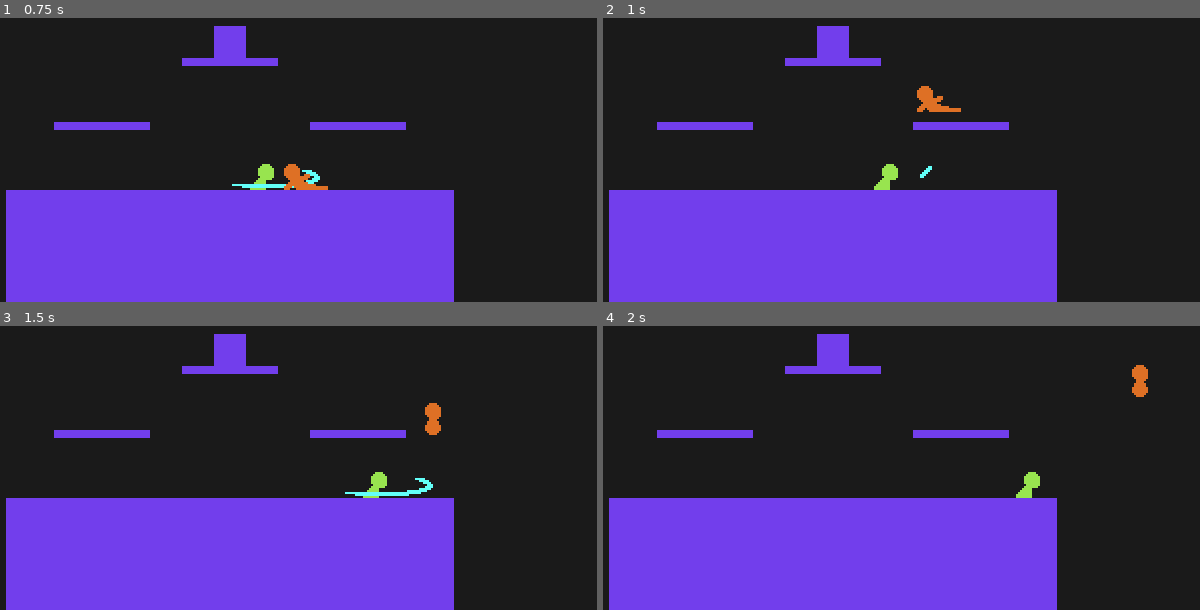
Above: before the commit, frames 1-4 (two rows, left to right).
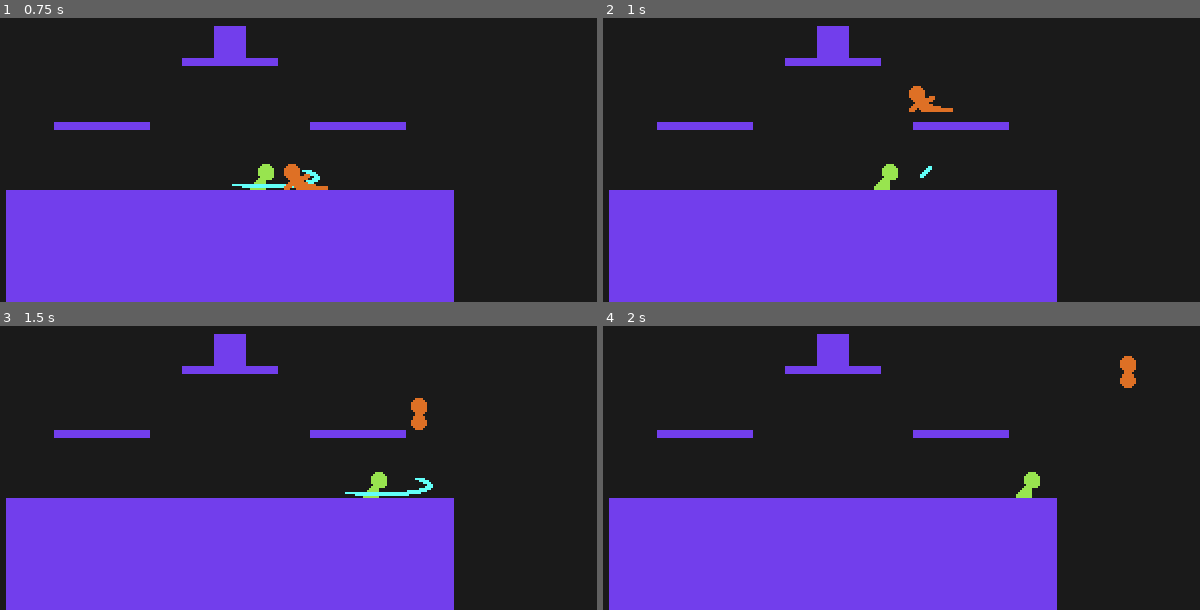
Above: after the commit, the same moments.

Repository: youssefevan/platform-fighter
Game: Godot game, scene res://World.tscn
Same seed, same stepped clock (60 frames per second), same inputs: the game is played once before the commit and once after it.
Inputs:
- Up to frame 1 (0.75 s): tap Enter at 0.5 s; hold Right (right) from 0.53 s (still down); tap X (attack) at 0.6 s
- Up to frame 2 (1 s): keep holding Right (right); tap Z (jump) at 0.77 s
- Up to frame 3 (1.5 s): keep holding Right (right); tap X (attack) at 1.35 s
- Up to frame 4 (2 s): keep holding Right (right); tap Z (jump) at 1.52 s

Frame 1 is identical in both runs. In frame 2, 0.3% of the frame differs, in the area x 51-60%, y 23-34%; in frame 3, 0.5%, in the area x 68-74%, y 25-39%; in frame 4, 0.5%.

Commit message:
Fixed weird physics in relation to hitstun
Exiting hitstun in the air leads to the fall state. This caused weird gravity changes due to the arc of character movement. To fix this, I allowed the character to continue moving up in the fall state and only switched back to fall_speed if the character moves downward.

- Also changed velocity to char_base.velocity in hitstun

Diff:
--- a/PlatformFighter/Scripts/CharacterBase/States/fall.gd
+++ b/PlatformFighter/Scripts/CharacterBase/States/fall.gd
@@ -23,16 +23,20 @@
 	if enter_attack == true:
 		return char_base.get_attack()
 
-	if char_base.fastfalling == true:
-		char_base.velocity.y += char_base.gravity * char_base.fastfall_gravity * delta
-
-		if char_base.velocity.y > char_base.fastfall_speed:
-			char_base.velocity.y = char_base.fastfall_speed
-	else:
+	if char_base.velocity.y > 0:
 		char_base.velocity.y += char_base.gravity * delta
 
-		if char_base.velocity.y > char_base.fall_speed:
-			char_base.velocity.y = char_base.fall_speed
+	else:
+		if char_base.fastfalling == true:
+			char_base.velocity.y += char_base.gravity * char_base.fastfall_gravity * delta
+
+			if char_base.velocity.y > char_base.fastfall_speed:
+				char_base.velocity.y = char_base.fastfall_speed
+		else:
+			char_base.velocity.y += char_base.gravity * delta
+
+			if char_base.velocity.y > char_base.fall_speed:
+				char_base.velocity.y = char_base.fall_speed
 
 	char_base.velocity = char_base.move_and_slide(char_base.velocity, Vector2.UP)
 
--- a/PlatformFighter/Scripts/CharacterBase/States/hitstun.gd
+++ b/PlatformFighter/Scripts/CharacterBase/States/hitstun.gd
@@ -7,7 +7,6 @@
 
 var grav = 600
 
-var velocity = Vector2.ZERO
 var frame = 0
 
 var hitstun_length
@@ -20,7 +19,7 @@
 		(char_base.percentage/10 + (char_base.percentage * damage_percent)/20)
 		* 200/(char_base.knockback_modifier+100) * 1.4)
 		+ 18) * 1.33) + kb_power)
-	velocity = kb_direction * knockback
+	char_base.velocity = kb_direction * knockback
 
 func physics_process(delta):
 	print("HL ", hitstun_length)
@@ -40,7 +39,7 @@
 		return char_base.hitstun
 
 	if !char_base.is_on_floor():
-		velocity.y += grav * delta
+		char_base.velocity.y += grav * delta
 	else:
 		#return char_base.idle
 		pass
@@ -50,7 +49,7 @@
 	else:
 		char_base.velocity.x = lerp(char_base.velocity.x, 0, char_base.air_friction * delta)
 
-	velocity = char_base.move_and_slide(velocity, Vector2.UP)
+	char_base.velocity = char_base.move_and_slide(char_base.velocity, Vector2.UP)
 
 
 func _on_Hurtbox_hit_info(hit, kb_dir, kb_pow, d_percent):
